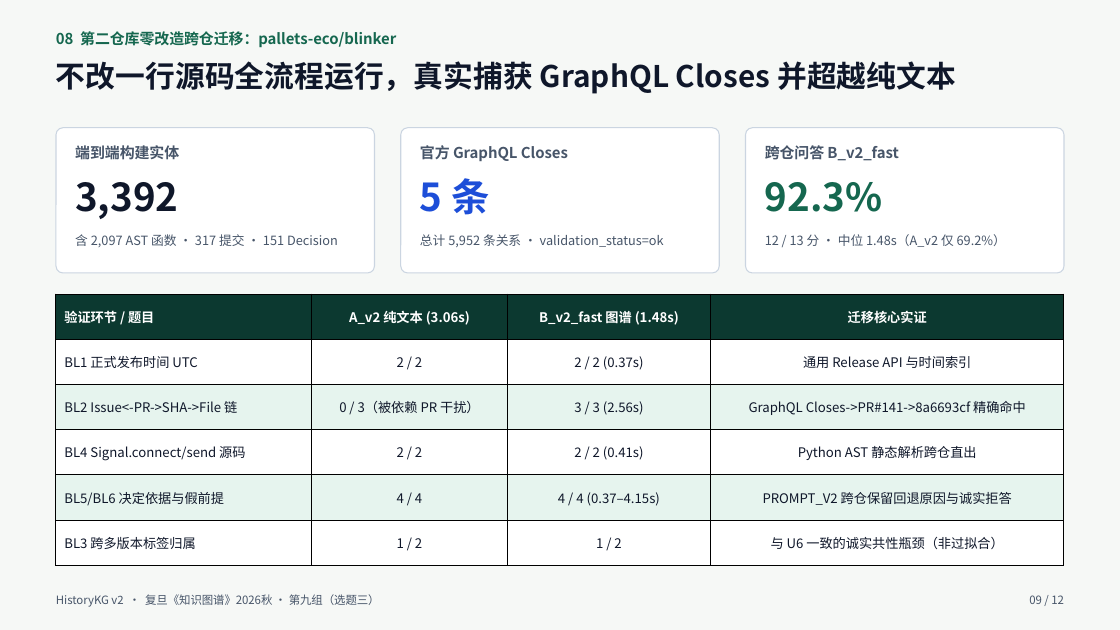
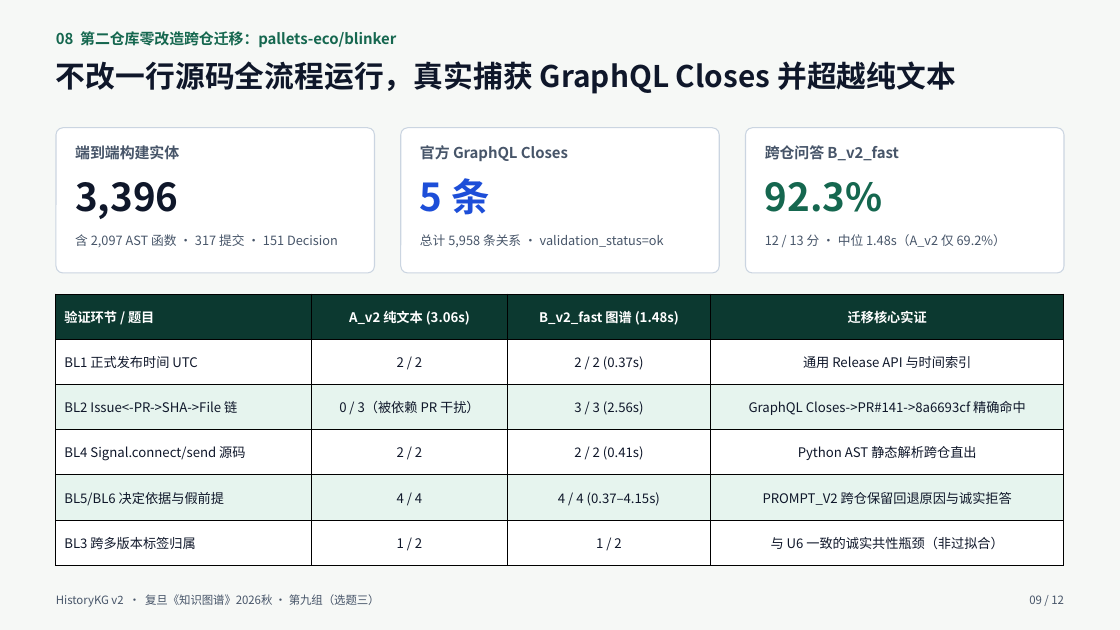
Before and after one commit to Charlie-Yong/relore-kg-archaeologist, a slide deck: slide 9 of demo/final/ItsDangerous-期末汇报.pptx. Drawn at 1120x630 pixels with LibreOffice and Linux fonts; fonts in the diff are those of the drawing. Boxes give left, top, right and bottom in pixels: in the first picture for what was removed or moved away, otherwise in the second. Text is boxed around its words. In the diff, an @@ line names an element or a change of style, - is before the commit and + after.

```diff
--- a/demo/final/ItsDangerous-期末汇报.pptx
+++ b/demo/final/ItsDangerous-期末汇报.pptx
@@ text at [75, 182, 178, 219]: text changed @@
-3,392
+3,396
@@ text at [420, 234, 664, 247]: text changed @@
-总计 5,952 条关系 · validation_status=ok
+总计 5,958 条关系 · validation_status=ok
```
Also in this commit, not shown: 5 other slides changed, 33 other files.
